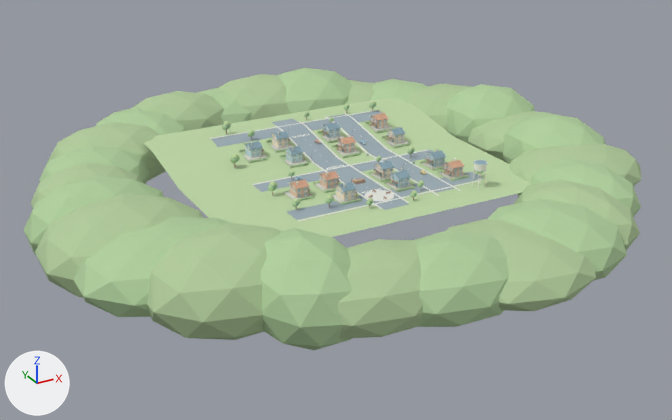
Renders of the Blender file art/rolling-town.blend from each side of a commit.
Both versions are drawn from a 50 mm camera at (-219.0, -398.0, 175.0) aimed at (-4.0, -8.0, -21.0). Arrows for +X, +Y and +Z are at lower left; the lights stay in place. The first picture is the older version.

The first picture shows 'Town_asphalt', 'Town_grass', 'Town_grass_dark', 'Town_leaf_light', 'Town_roof', 'Town_stone', 'Town_trim', 'Town_walk' and 16 more.
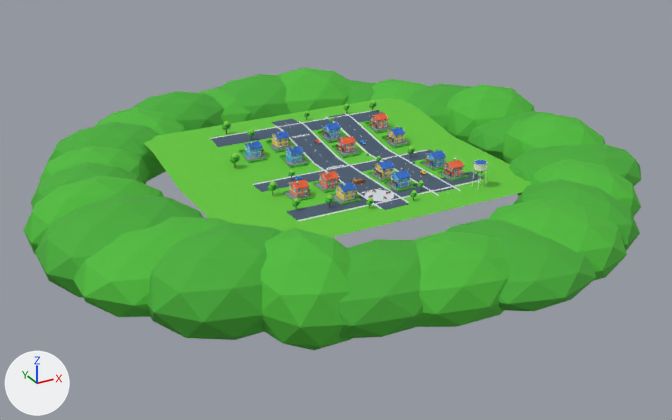
What the commit changed:
Material 'grass' (mat_grass) changes colour from green #bfd8a7 to green #63c838; in linear values from (0.522, 0.686, 0.384) to (0.125, 0.578, 0.0395).
Material 'asphalt' (mat_asphalt) changes colour from grey #9daeb5 to dark blue #485b70; in linear values from (0.337, 0.424, 0.463) to (0.0648, 0.105, 0.162).
Material 'leaf_light' (mat_leaf_light) changes colour from green #b1d09e to green #4dbb37; in linear values from (0.439, 0.631, 0.341) to (0.0742, 0.497, 0.0382).
Material 'grass_dark' (mat_grass_dark) changes colour from green #b2cb9b to green #46ae35; in linear values from (0.443, 0.6, 0.329) to (0.0612, 0.423, 0.0356).

Boxes (x1, y1, x2, y2) around the edits, measured in the pictures (672 x 420 px):
'Town_grass_dark', recoloured (darker)
    both: (31, 74, 641, 340)
'Town_leaf_light', recoloured (darker)
    both: (23, 68, 641, 350)
'Town_grass', recoloured (darker)
    both: (143, 98, 532, 237)
'Town_asphalt', recoloured (grey to dark blue)
    both: (211, 111, 484, 220)
